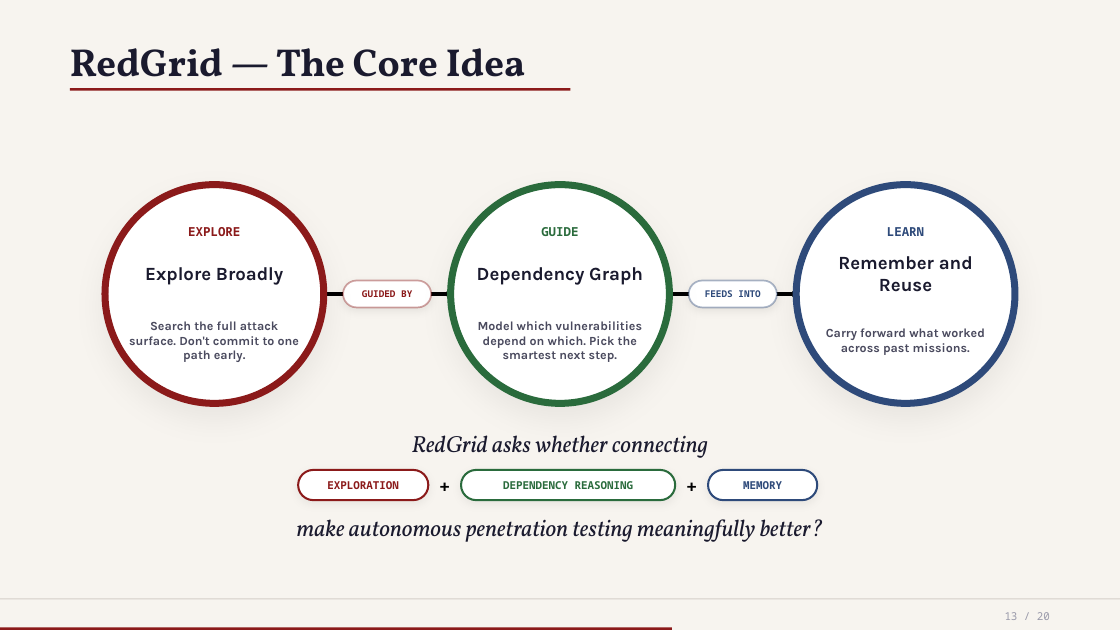
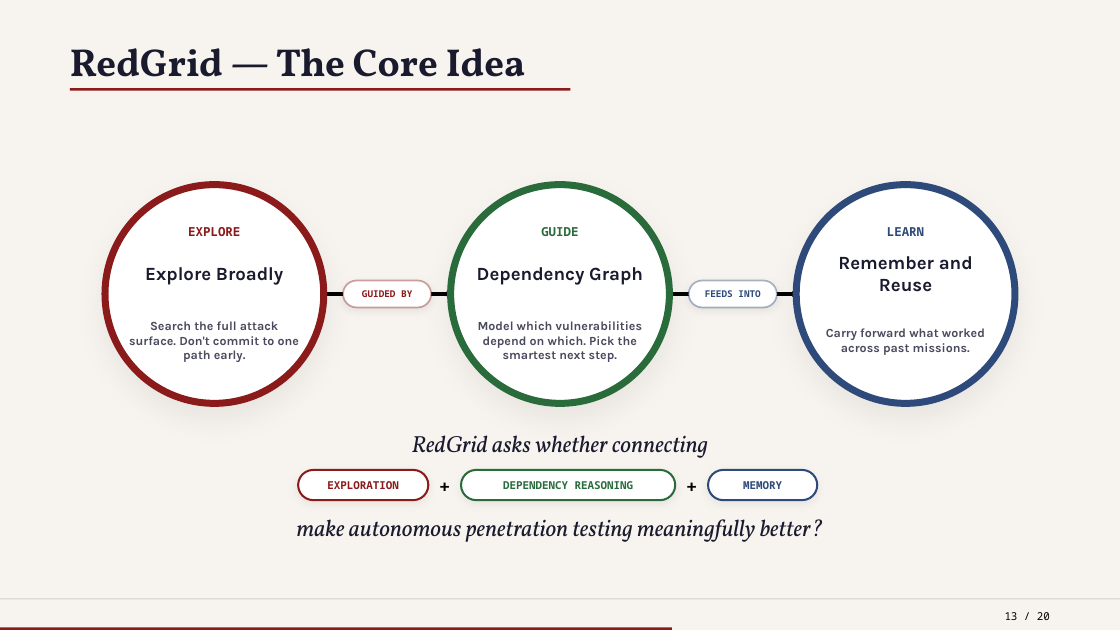
Before and after one commit to nishan-paul-hello/cmatrix-agentic-red-team, a slide deck: slide 13 of docs/presentation/files/CSE-810-PRESENTATION-INCEPTION.pptx. Drawn at 1120x630 pixels with LibreOffice and Linux fonts; fonts in the diff are those of the drawing. Boxes give left, top, right and bottom in pixels: in the first picture for what was removed or moved away, otherwise in the second. Text is boxed around its words. In the diff, an @@ line names an element or a change of style, - is before the commit and + after.

```diff
--- a/docs/presentation/files/CSE-810-PRESENTATION-INCEPTION.pptx
+++ b/docs/presentation/files/CSE-810-PRESENTATION-INCEPTION.pptx
@@ text "13 / 20" at bbox=[1005, 612, 1050, 620]: text colour #9A9AAA to #000000 @@
```
Also in this commit, not shown: 1 other slide changed, 1 slide added, 1 other file.
